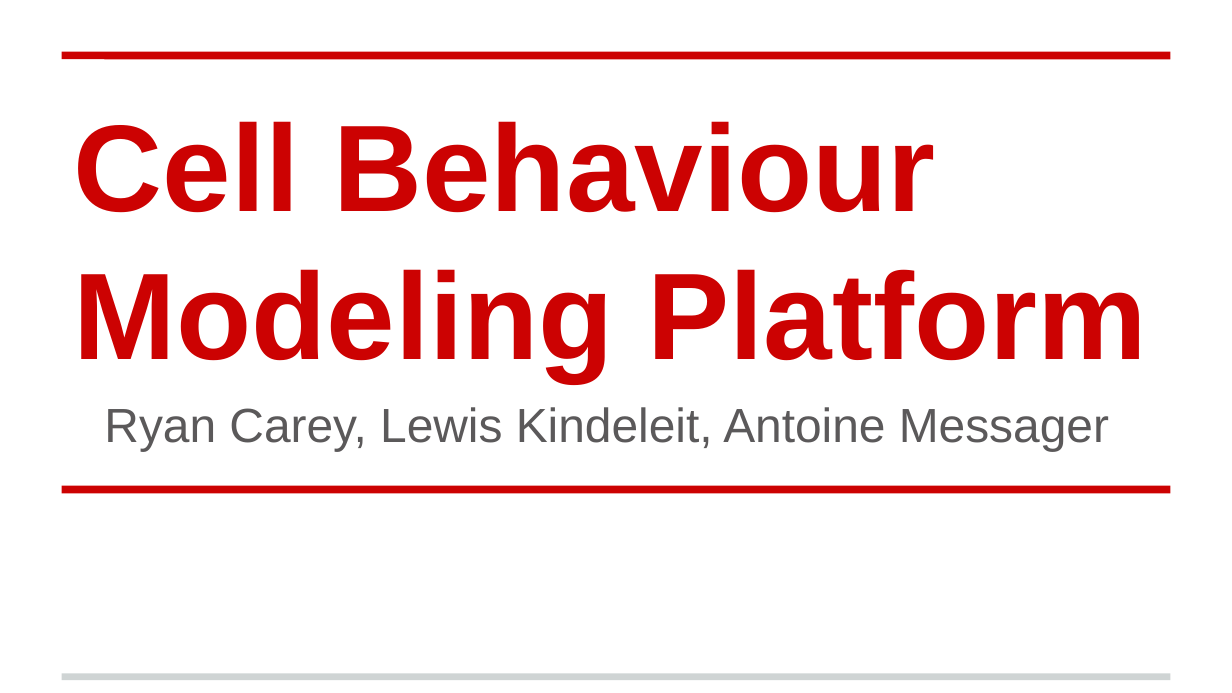
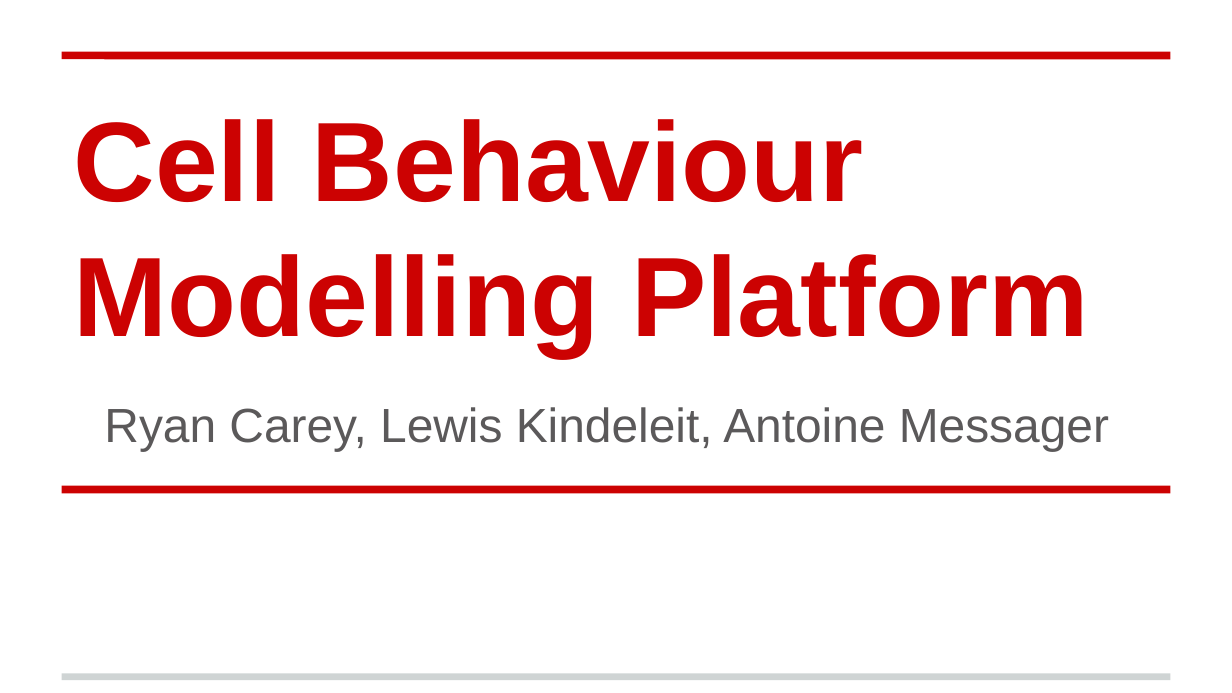
Before and after one commit to RyanCarey/abm-platform, a slide deck: slide 1 of media/Cell Behaviour Modeling Platform Presentation.pptx. Drawn at 1232x693 pixels with LibreOffice and Linux fonts; fonts in the diff are those of the drawing. Boxes give left, top, right and bottom in pixels: in the first picture for what was removed or moved away, otherwise in the second. Text is boxed around its words. In the diff, an @@ line names an element or a change of style, - is before the commit and + after.

```diff
--- a/media/Cell Behaviour Modeling Platform Presentation.pptx
+++ b/media/Cell Behaviour Modeling Platform Presentation.pptx
@@ text at (74, 119, 1089, 356): text changed; size 72 to 66 pt @@
-Cell Behaviour Modeling Platform
+Cell Behaviour Modelling Platform
```
Also in this commit, not shown: 3 other slides changed, 1 slide removed, 1 other file.
